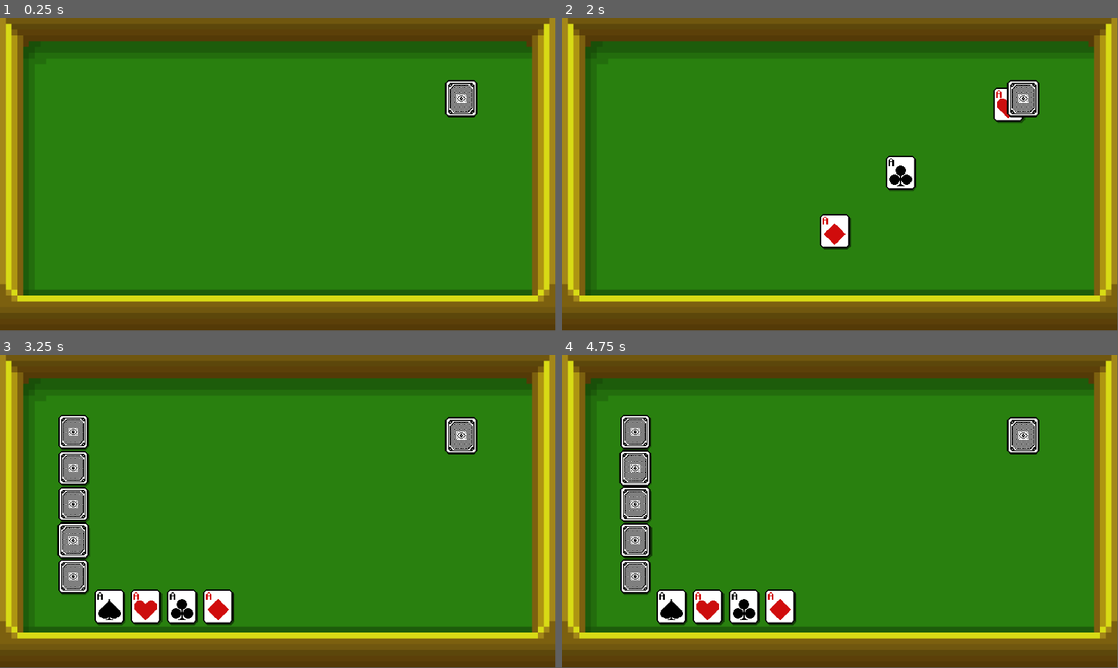
Above: before the commit, frames 1-4 (two rows, left to right).
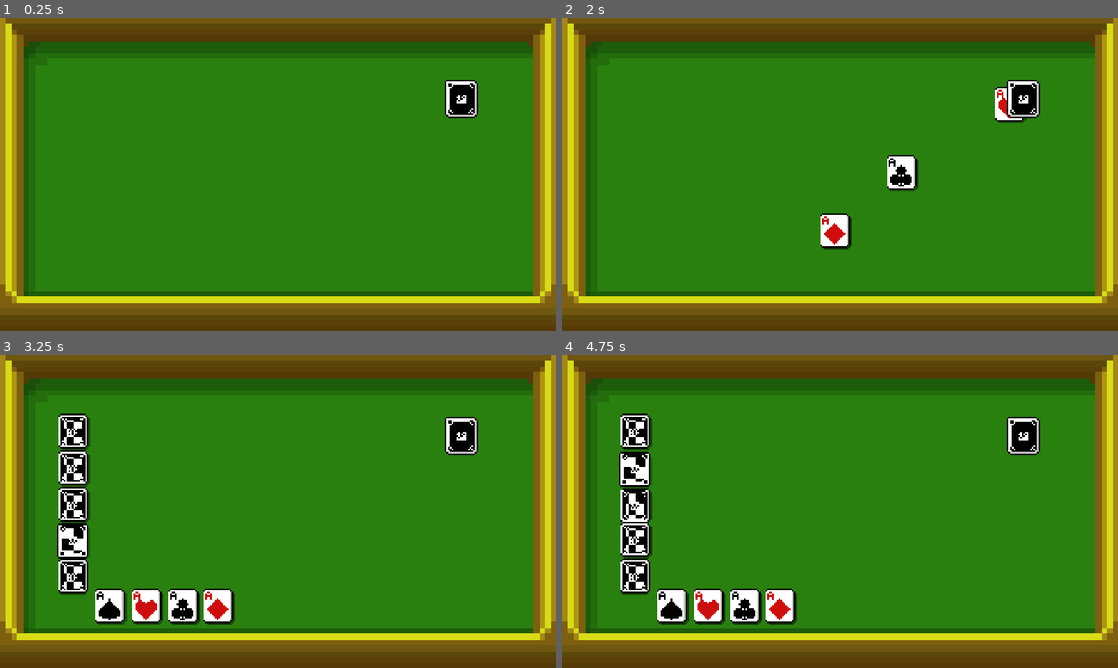
Above: after the commit, the same moments.

Repository: Kristerfer666/Riverhand
Game: Godot game, scene res://main.tscn
Two runs of this game, one before a commit and one after it. Both use one fixed random seed, a clock stepped at 60 frames per second and the inputs below.
Inputs (mouse positions are in pixels of both pictures, inside the frame that each line leads up to):
- Up to frame 1 (0.25 s): no input
- Up to frame 2 (2 s): tap Enter at 0.5 s; move the mouse to (962, 158) at 0.52 s; click (962, 158) at 0.67 s; tap Space at 1.25 s; drag from (728, 190) to (1023, 96) at 1.27 s
- Up to frame 3 (3.25 s): move the mouse to (272, 567) at 2.02 s; click (272, 567) at 2.17 s; drag from (183, 608) to (72, 542) at 2.77 s
- Up to frame 4 (4.75 s): drag from (706, 608) to (634, 467) at 3.52 s; drag from (673, 608) to (634, 467) at 4.27 s
In our replay, the window is 799x449 before the commit and 800x450 after it. These sizes can differ from the game's own. Grey fills any space a smaller window leaves; there, only what the larger window draws over its background counts as a difference.

The runs differ from the first frame. In frame 1, 3.5% of the frame differs, in the area x 1-100%, y 0-95%; in frame 2, 4.0%; in frame 3, 6.4%; in frame 4, 6.5%.

Commit message:
fullscreen and window auto adaptation

Diff:
--- a/Card.gd
+++ b/Card.gd
@@ -46,8 +46,8 @@
 
 
 func resize_to_screen():
-	position.y = get_viewport().size.y / 8 * 2
-	position.x = get_viewport().size.x / 6 * 5
+	position.y = get_viewport_rect().size.y / 8 * 2
+	position.x = get_viewport_rect().size.x / 6 * 5
 	rescale()
 
 func rescale():
--- a/deck.gd
+++ b/deck.gd
@@ -31,8 +31,8 @@
 	scale = DECK_SCALE
 	$Area2D/CollisionShape2D.scale = DECK_SCALE
 	initial_deal = true
-	center_screen_y = get_viewport().size.y / 2
-	center_screen_x = get_viewport().size.x / 2
+	center_screen_y = get_viewport_rect().size.y / 2
+	center_screen_x = get_viewport_rect().size.x / 2
 	player_deck.shuffle()
 	card_database_ref = preload("res://carddatabase.gd")
 	card_database_ref.init_cards()
@@ -42,8 +42,8 @@
 
 
 func resize_to_screen():
-	position.y = get_viewport().size.y / 8 * 2
-	position.x = get_viewport().size.x / 6 * 5
+	position.y = get_viewport_rect().size.y / 8 * 2
+	position.x = get_viewport_rect().size.x / 6 * 5
 
 
 func draw_card():
--- a/hand.gd
+++ b/hand.gd
@@ -14,7 +14,7 @@
 
 # Called when the node enters the scene tree for the first time.
 func _ready() -> void:
-	center_screen_x = (get_viewport().size.x / 5) * 3
+	center_screen_x = (get_viewport_rect().size.x / 5) * 3
 	game_master_ref = $"../GameMaster"
 
 
@@ -32,7 +32,7 @@
 
 func update_hand_position():
 	for i in range(player_hand.size()):
-		var new_position = Vector2(calculate_card_position(-i), get_viewport().size.y / 8 * 2
+		var new_position = Vector2(calculate_card_position(-i), get_viewport_rect().size.y / 8 * 2
 		)
 		var card = player_hand[i]
 		card.inhand_position = new_position
--- a/project.godot
+++ b/project.godot
@@ -23,6 +23,9 @@
 
 window/size/viewport_width=1920
 window/size/viewport_height=1080
+window/size/mode=2
+window/stretch/mode="canvas_items"
+window/stretch/aspect="expand"
 
 [rendering]
 
Not shown, added: gitpush.sh
